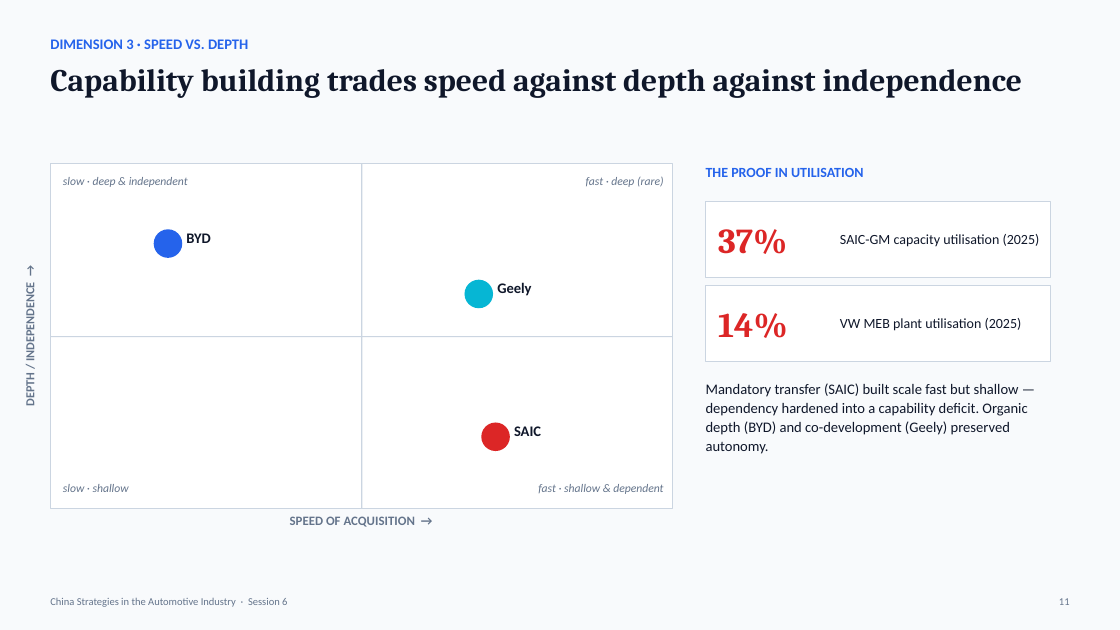
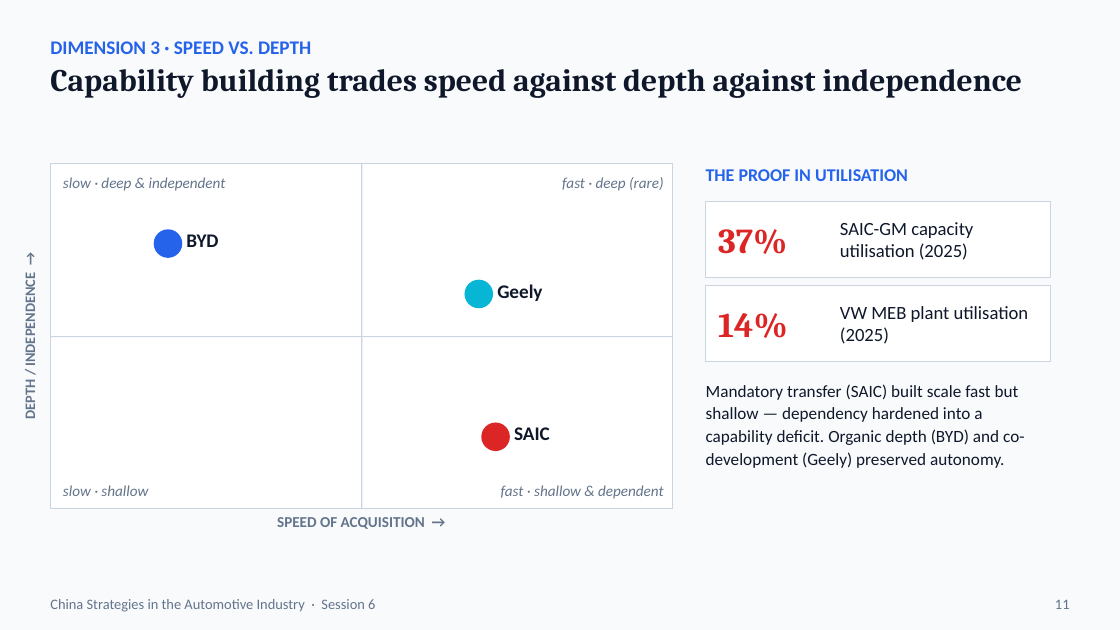
Before and after one commit to mickeymousehacker/CHINA-seminar-paper, a slide deck: slide 11 of research/presentation/china-strategies-julia.pptx. Drawn at 1120x630 pixels with LibreOffice and Linux fonts; fonts in the diff are those of the drawing. Boxes give left, top, right and bottom in pixels: in the first picture for what was removed or moved away, otherwise in the second. Text is boxed around its words. In the diff, an @@ line names an element or a change of style, - is before the commit and + after.

```diff
--- a/research/presentation/china-strategies-julia.pptx
+++ b/research/presentation/china-strategies-julia.pptx
@@ text "THE PROOF IN UTILISATION" at (706, 169, 908, 181): size 12 to 15.3 pt @@
@@ text "SAIC-GM capacity utilisation (2025)" at (840, 222, 973, 260): size 12 to 15.9 pt @@
@@ text "DEPTH / INDEPENDENCE →" at (21, 281, 39, 418): size 10.5 to 12.4 pt @@
@@ size 12.5 to 16.5 pt in 4 elements at (50, 41, 311, 54), (514, 427, 550, 440), (186, 234, 218, 247), (497, 284, 542, 301) @@
@@ text "VW MEB plant utilisation (2025)" at (840, 306, 1029, 344): size 12 to 15.9 pt @@
@@ text "Mandatory transfer (SAIC) built scale ..." at (706, 384, 1024, 468): size 12.5 to 14.8 pt @@
@@ size 10 to 13 pt in 4 elements at (63, 177, 226, 191), (562, 177, 664, 191), (63, 485, 148, 496), (501, 485, 663, 499) @@
@@ text "SPEED OF ACQUISITION →" at (277, 517, 425, 529): size 11 to 13 pt @@
@@ text "China Strategies in the Automotive ..." at (50, 599, 375, 612): size 9 to 12.4 pt @@
@@ text "11" at (1055, 599, 1070, 609): size 9 to 12.4 pt @@
```
Also in this commit, not shown: 19 other slides changed, 1 other file.
